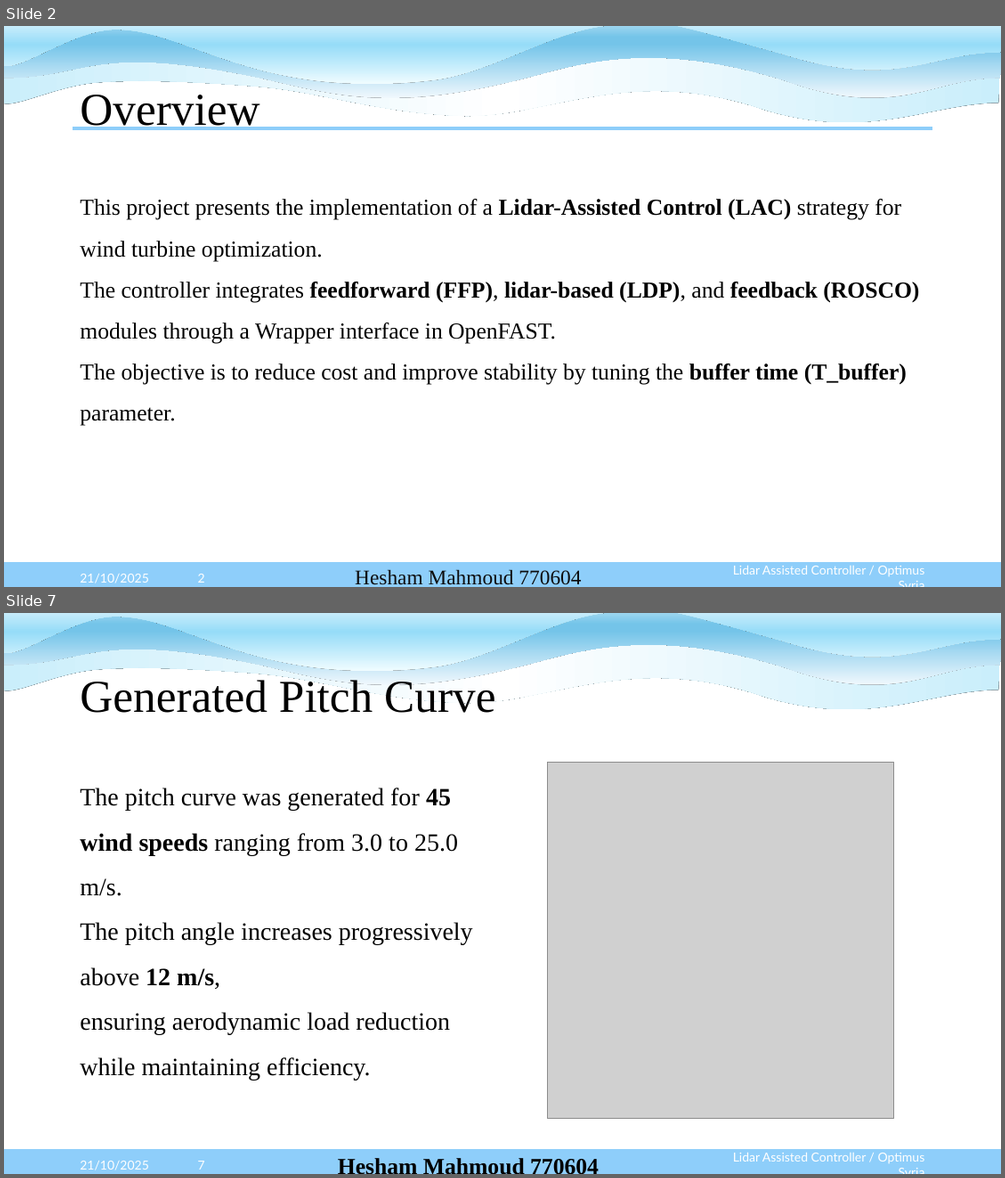
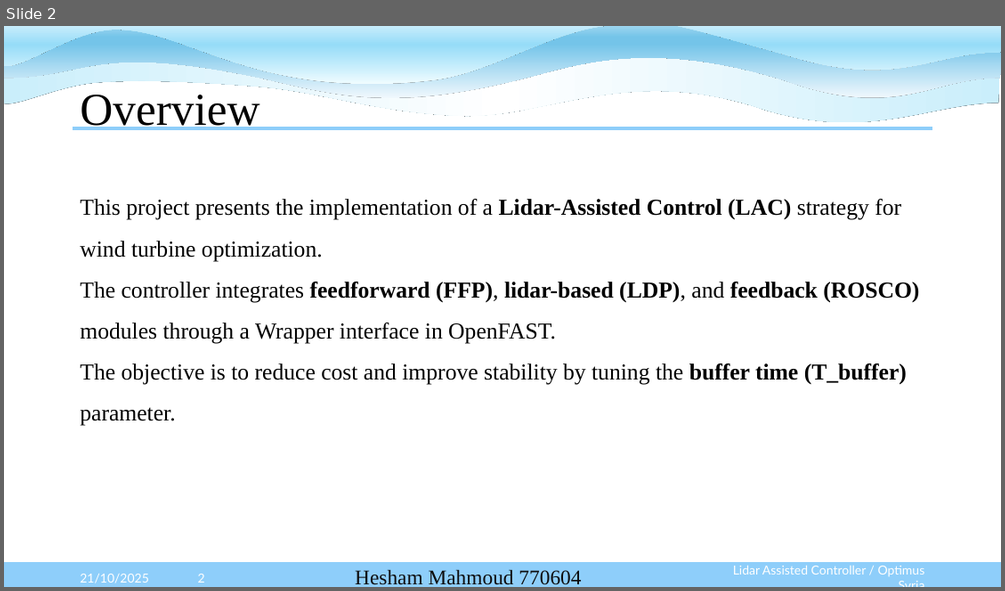
Before and after one commit to Karim-bakhtyar/Optimus-Syria-WEC, a slide deck: 3_Presentations/week 4/Week4 Lidar assisted control.pptx. Shown one above the other, each under a label of ours: slides 2 and 7 before the commit, slide 2 after it; the slides between them are not shown. The pictures are 1005x1178 and 1005x591 pixels, drawn with LibreOffice and Linux fonts; fonts in the diff are those of the drawing; grey boxes stand for pictures. Boxes give left, top, right and bottom in pixels: in the first picture for what was removed or moved away, otherwise in the second. Text is boxed around its words. In the diff, an @@ line names an element or a change of style, - is before the commit and + after.

```diff
--- a/3_Presentations/week 4/Week4 Lidar assisted control.pptx
+++ b/3_Presentations/week 4/Week4 Lidar assisted control.pptx
@@ slide 7 removed at <box>4,613,1001,1174</box>, background #FFFFFF; not listed: 7 template elements that a slide beside it also shows @@
@@ title removed at <box>80,675,495,713</box> @@
-Generated Pitch Curve
@@ picture removed at <box>548,763,893,1119</box> @@
@@ text removed at <box>80,787,473,1079</box> @@
-The pitch curve was generated for 45 wind speeds ranging from 3.0 to 25.0 m/s.
-The pitch angle increases progressively above 12 m/s,
-ensuring aerodynamic load reduction while maintaining efficiency.
@@ text removed at <box>80,1160,148,1170</box> @@
-21/10/2025
@@ page number removed at <box>198,1160,205,1169</box> @@
-7
@@ text removed at <box>240,1159,697,1174</box> @@
-Hesham Mahmoud 770604
@@ text removed at <box>733,1152,925,1163</box> @@
-Lidar Assisted Controller / Optimus Syria
```
Also in this commit, not shown: 2 slides changed, 5 slides added, 6 other slides removed.
